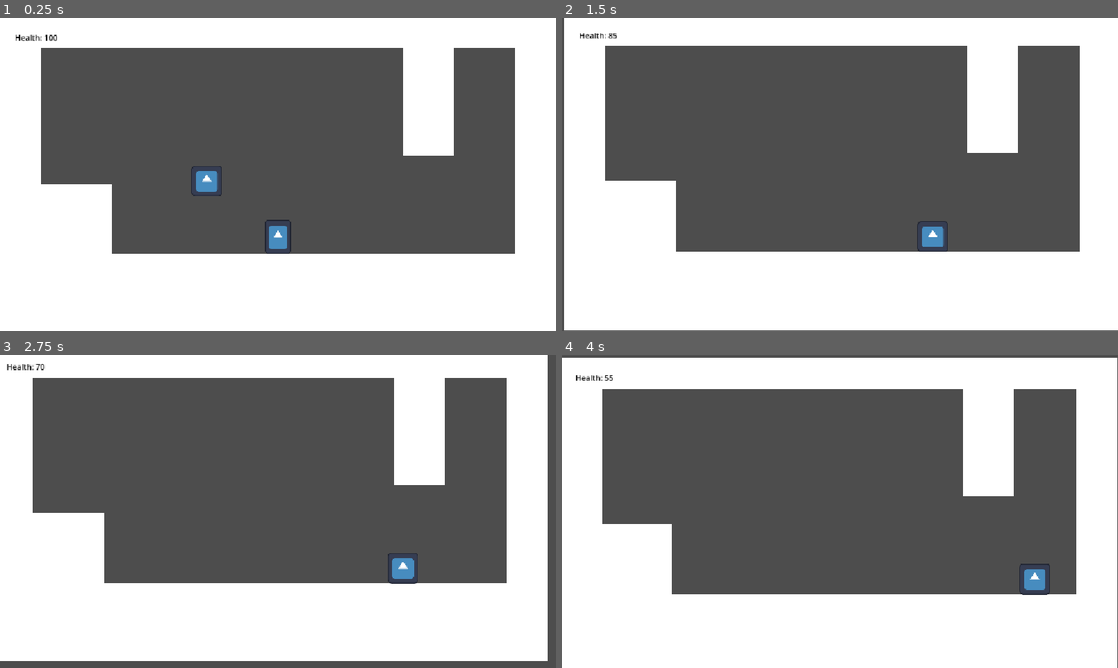
Above: before the commit, frames 1-4 (two rows, left to right).
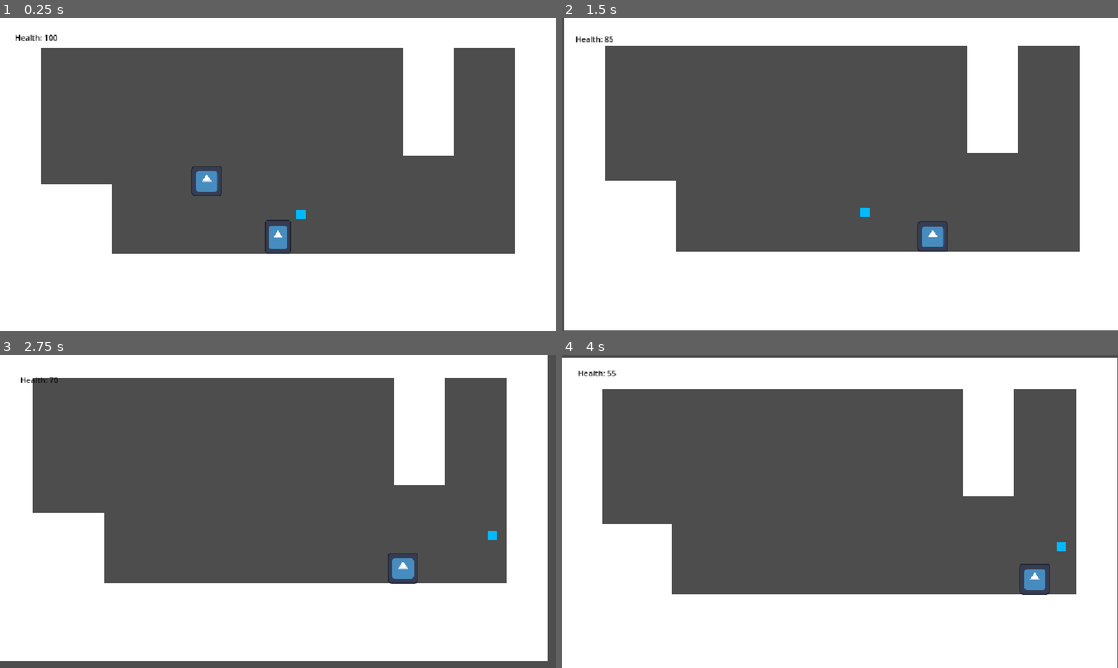
Above: after the commit, the same moments.

Repository: nilstop/SnowmanGame
Game: Godot game, scene res://Stage/stage.tscn
Two runs of this game, one before a commit and one after it. Both use one fixed random seed, a clock stepped at 60 frames per second and the inputs below. The engine's default icon, where the game draws it, is replaced by a stand-in: a white triangle on a blue panel in a dark square.
Inputs (mouse positions are in pixels of both pictures, inside the frame that each line leads up to):
- Up to frame 1 (0.25 s): no input
- Up to frame 2 (1.5 s): tap Enter at 0.5 s; move the mouse to (962, 158) at 0.52 s; hold Right (right) 0.53-1.25 s; tap A (ice) at 0.6 s; click (962, 158) at 0.67 s; tap Z (jump) at 0.77 s; drag from (728, 190) to (951, 237) at 1.27 s
- Up to frame 3 (2.75 s): move the mouse to (333, 442) at 2.02 s; hold Left (left) from 2.03 s (still down); tap Space (water) at 2.1 s
- Up to frame 4 (4 s): release Left (left) at 2.75 s; drag from (812, 574) to (1017, 564) at 2.77 s; move the mouse to (1006, 558) at 3.52 s; hold Right (right) from 3.53 s (still down); tap Delete at 3.6 s; tap Z (jump) at 3.77 s

The runs differ from the first frame. In frame 1, less than 0.1% of the frame differs, in the area x 53-55%, y 61-65%; in frame 2, 0.2%; in frame 3, 0.2%; in frame 4, 0.2%, in the area x 2-91%, y 4-63%.

Commit message:
starting working on enemy spawning system
i think i'm doing it completely wrong. I'm about to do a tilemap version of it

Diff:
--- a/Snowman/snowman.tscn
+++ b/Snowman/snowman.tscn
@@ -146,4 +146,6 @@
 [node name="AnimationPlayer" type="AnimationPlayer" parent="." unique_id=1301485298]
 libraries/ = SubResource("AnimationLibrary_nc2e1")
 
+[node name="Timer" type="Timer" parent="." unique_id=1897387310]
+
 [connection signal="body_entered" from="IceDamageArea" to="." method="_on_ice_damage_area_body_entered"]
--- /dev/null
+++ b/Stage/control.gd
@@ -0,0 +1,6 @@
+extends Control
+
+@export var camera_node: Camera2D
+
+func _process(delta: float) -> void:
+	global_position = camera_node.offset
--- /dev/null
+++ b/Stage/enemy_spawning.gd
@@ -0,0 +1,21 @@
+extends Node2D
+
+@onready var area: Area2D = $SpawnCollideCheck
+
+var map_size := Vector2(1150, 650)
+
+func _ready() -> void:
+	_on_spawn_timer_timeout()
+
+func _on_spawn_timer_timeout() -> void:
+	# Ground enemy spawn algorithm
+	area.global_position = Vector2(randi_range(0, map_size.x), randi_range(0, map_size.y))
+	while !area.get_overlapping_bodies():
+		await get_tree().process_frame
+		print("until no touch")
+		area.global_position = Vector2(randi_range(0, map_size.x), randi_range(0, map_size.y))
+	while area.get_overlapping_bodies():
+		print("until touch")
+		await get_tree().process_frame
+		area.global_position.y += 20
+	print(area.get_overlapping_bodies())
--- a/Stage/stage.tscn
+++ b/Stage/stage.tscn
@@ -1,8 +1,10 @@
 [gd_scene format=3 uid="uid://bsebhrl420i3l"]
 
+[ext_resource type="Script" uid="uid://chws6a6tk8ppi" path="res://Stage/enemy_spawning.gd" id="1_2idjd"]
 [ext_resource type="PackedScene" uid="uid://bfav225t0c1ue" path="res://Snowman/snowman.tscn" id="1_430pi"]
 [ext_resource type="PackedScene" uid="uid://cv2dltol86tnc" path="res://Enemies/basic_enemy.tscn" id="2_n2kry"]
 [ext_resource type="Script" uid="uid://joym84nv8t3a" path="res://Stage/camera.gd" id="3_2idjd"]
+[ext_resource type="Script" uid="uid://do4rp6q5nkot1" path="res://Stage/control.gd" id="4_n2kry"]
 
 [sub_resource type="BoxMesh" id="BoxMesh_x1kum"]
 
@@ -33,6 +35,8 @@
 
 [sub_resource type="RectangleShape2D" id="RectangleShape2D_gx6sy"]
 size = Vector2(85, 540)
+
+[sub_resource type="CircleShape2D" id="CircleShape2D_4qfnv"]
 
 [node name="Stage" type="Node2D" unique_id=1676748078]
 
@@ -106,13 +110,39 @@
 position_smoothing_enabled = true
 script = ExtResource("3_2idjd")
 
-[node name="Control" type="Control" parent="." unique_id=107893186]
+[node name="EnemySpawning" type="Node2D" parent="." unique_id=1516879307]
+script = ExtResource("1_2idjd")
+
+[node name="SpawnCollideCheck" type="Area2D" parent="EnemySpawning" unique_id=1662385614]
+collision_layer = 0
+
+[node name="ColorRect" type="ColorRect" parent="EnemySpawning/SpawnCollideCheck" unique_id=912324081]
+offset_left = -10.0
+offset_top = -10.0
+offset_right = 10.0
+offset_bottom = 10.0
+color = Color(0, 0.7294118, 1, 1)
+
+[node name="CollisionShape2D" type="CollisionShape2D" parent="EnemySpawning/SpawnCollideCheck" unique_id=2031326550]
+shape = SubResource("CircleShape2D_4qfnv")
+
+[node name="SpawnTimer" type="Timer" parent="EnemySpawning" unique_id=1358326758]
+wait_time = 2.0
+autostart = true
+
+[node name="CanvasLayer" type="CanvasLayer" parent="." unique_id=1993102567]
+
+[node name="Control" type="Control" parent="CanvasLayer" unique_id=107893186 node_paths=PackedStringArray("camera_node")]
 layout_mode = 3
-anchors_preset = 0
-offset_right = 40.0
-offset_bottom = 40.0
+anchors_preset = 15
+anchor_right = 1.0
+anchor_bottom = 1.0
+grow_horizontal = 2
+grow_vertical = 2
+script = ExtResource("4_n2kry")
+camera_node = NodePath("../../Camera2D")
 
-[node name="phealth_label" type="Label" parent="Control" unique_id=2086240730]
+[node name="phealth_label" type="Label" parent="CanvasLayer/Control" unique_id=2086240730]
 unique_name_in_owner = true
 layout_mode = 0
 offset_left = 31.0
@@ -121,3 +151,5 @@
 offset_bottom = 52.0
 theme_override_colors/font_color = Color(0, 0, 0, 1)
 text = "Health: 100"
+
+[connection signal="timeout" from="EnemySpawning/SpawnTimer" to="EnemySpawning" method="_on_spawn_timer_timeout"]
Binary file added: Snowman/Snowball/tile.aseprite
Not shown, added: Stage/control.gd.uid
Not shown, added: Stage/enemy_spawning.gd.uid
Binary file added: Stage/tile.png
Not shown, added: Stage/tile.png.import
Not shown, changed: kanban_tasks_data.kanban
